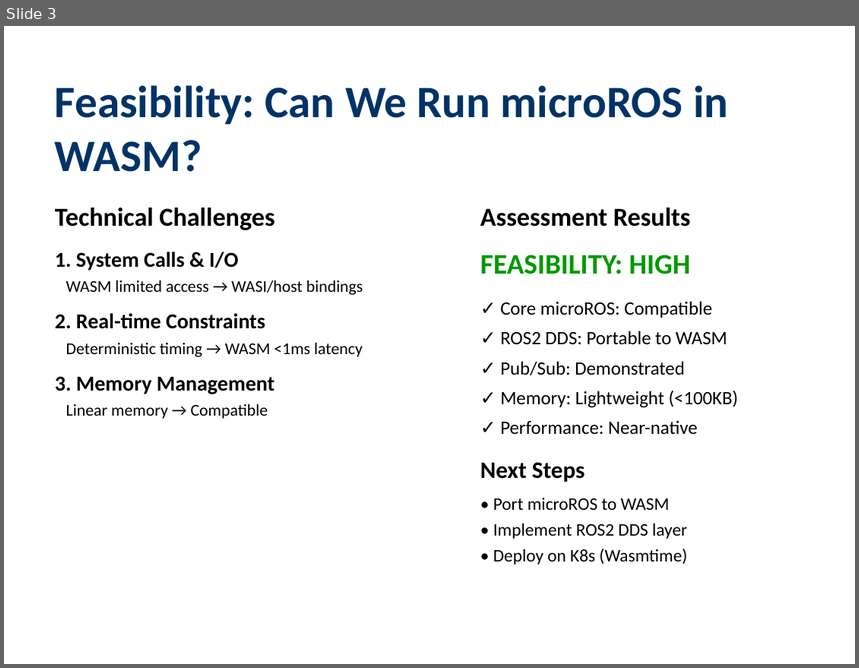
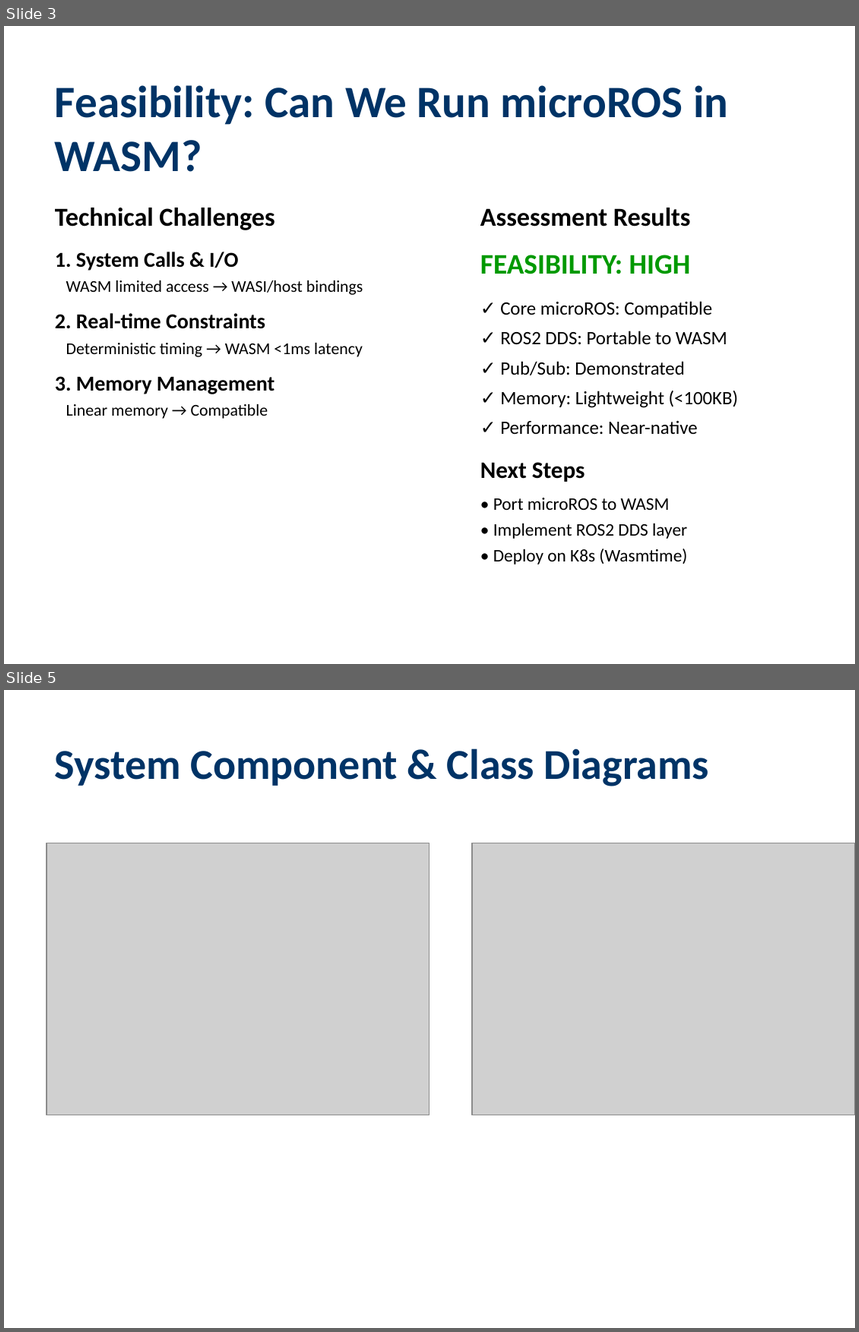
Before and after one commit to lucadagati/ros_wasm_example, a slide deck: microROS_WASM_K8s_Feasibility.pptx. Shown one above the other, each under a label of ours: slide 3 before the commit, slides 3 and 5 after it; the slides between them are not shown. The pictures are 859x668 and 859x1332 pixels, drawn with LibreOffice and Linux fonts; fonts in the diff are those of the drawing; grey boxes stand for pictures. Boxes give left, top, right and bottom in pixels: in the first picture for what was removed or moved away, otherwise in the second. Text is boxed around its words. In the diff, an @@ line names an element or a change of style, - is before the commit and + after.

Commit message:
Add formal UML diagrams (PlantUML) and update PPTX
- Created 5 PlantUML diagrams (architecture, sequence, K8s, component, class)
- Generated PNG images from PlantUML using online service
- Updated PPTX with formal UML diagrams (now 5 slides)
- Added conversion scripts for PlantUML to PNG
- PPTX size: 398KB (includes all UML diagrams)

```diff
--- a/microROS_WASM_K8s_Feasibility.pptx
+++ b/microROS_WASM_K8s_Feasibility.pptx
@@ slide 5 added at (4,690,855,1328), background #FFFFFF @@
@@ text added at (55,749,709,787), 36 pt, text #003366, bold @@
+System Component & Class Diagrams
@@ picture added at (47,844,430,1116) @@
@@ picture added at (472,844,855,1116) @@
```
Also in this commit, not shown: 1 slide changed, 14 other files.
